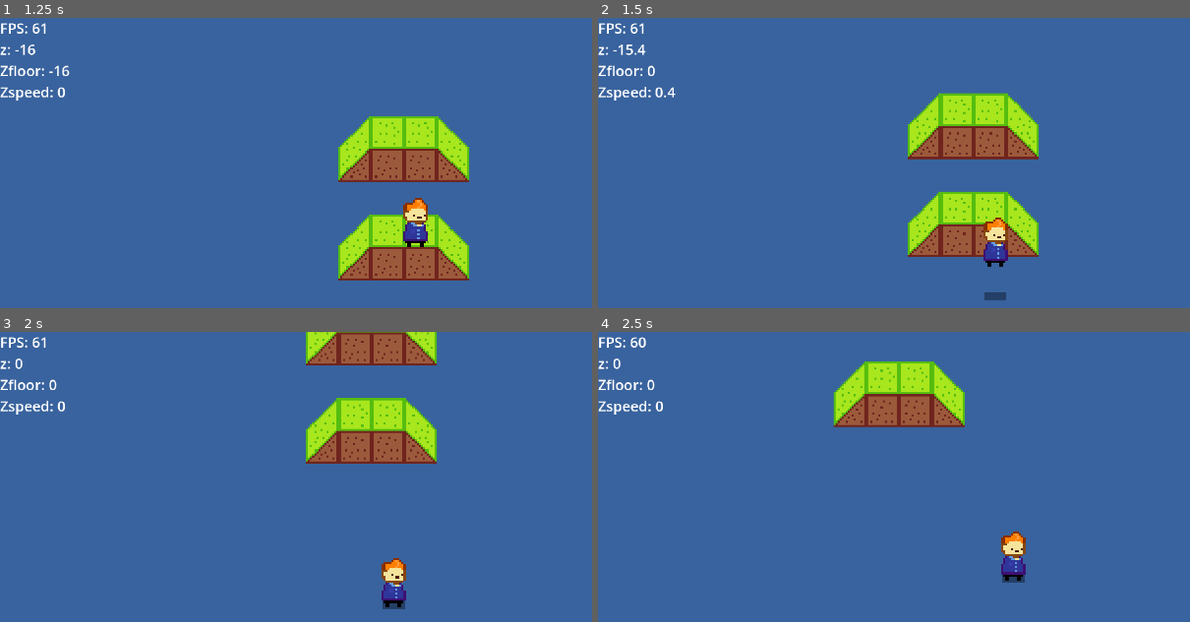
Above: before the commit, frames 1-4 (two rows, left to right).
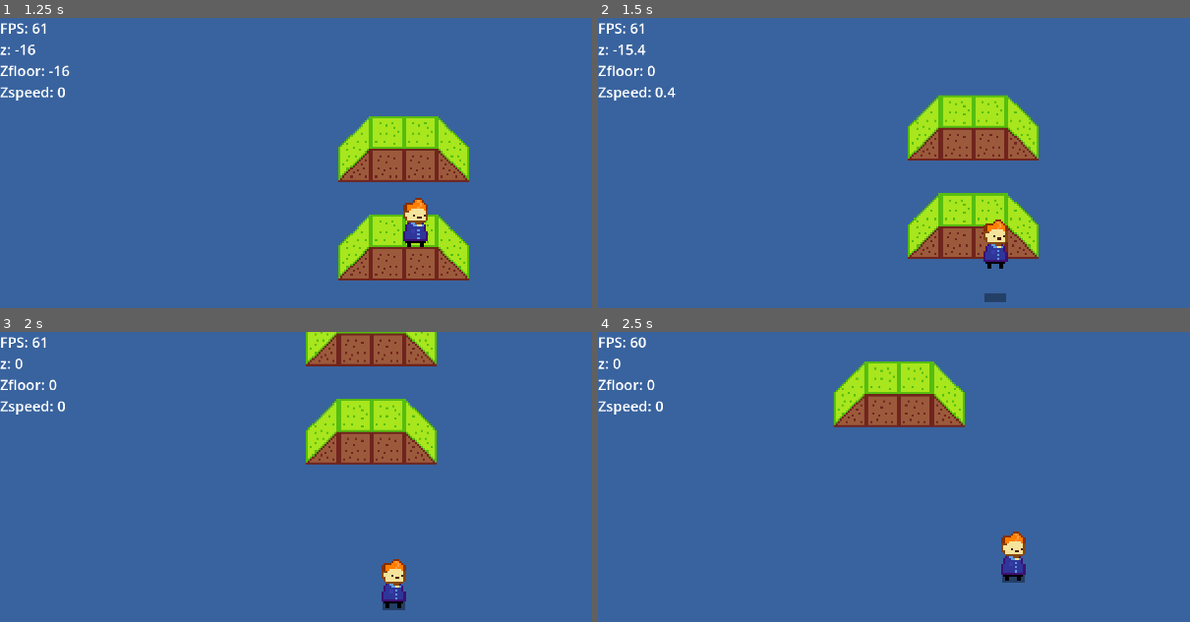
Above: after the commit, the same moments.

Repository: vitor-luis3301/Godot-Top-Down-Platformer
Game: Godot game, scene res://testing.tscn
Same seed, same stepped clock (60 frames per second), same inputs: the game is played once before the commit and once after it.
Inputs:
- Up to frame 1 (1.25 s): tap Enter (ui_accept) at 0.5, 0.77 s; hold Right (ui_right) from 0.53 s (still down)
- Up to frame 2 (1.5 s): release Right (ui_right) at 1.28 s; hold Down (ui_down) from 1.28 s (still down)
- Up to frame 3 (2 s): keep holding Down (ui_down); tap Enter (ui_accept) at 1.52 s
- Up to frame 4 (2.5 s): release Down (ui_down) at 2.03 s; hold Right (ui_right) from 2.03 s (still down)

Frame 1 is identical in both runs. In frame 2, 2.5% of the frame differs, in the area x 52-75%, y 25-98%; in frame 3, 1.4%; in frame 4, less than 0.1%.

Commit message:
Separated code

Diff:
--- a/Objects/player/player.gd
+++ b/Objects/player/player.gd
@@ -25,91 +25,6 @@
 var canCoyote := false
 
 var zspeed = 0 #Our velocity in the z axis
-
-### Fake Z-Axis ###
-#region
-
-func ray_instance_place(group):
-	var objects_collide = [] #The colliding objects go here.
-	while ray.is_colliding():
-		var obj = ray.get_collider() #get the next object that is colliding.
-		if obj.is_in_group(group):
-			objects_collide.append( obj ) #add it to the array.
-		ray.add_exception( obj ) #add to ray's exception. That way it could detect something being behind it.
-		ray.force_raycast_update() #update the ray's collision query.
-
-	#after all is done, remove the objects from ray's exception.
-	for obj in objects_collide:
-		ray.remove_exception( obj )
-
-	return objects_collide
-
-func instance_place(group):
-	var bodies : Array = []
-	for i in $Area2D.get_overlapping_bodies():
-		if i.is_in_group(group):
-			bodies.append(i)
-
-	if bodies.size() > 0:
-		return bodies
-	else:
-		return null
-
-func physics():
-	#Check if we are above or below the block
-	if ray.is_colliding():
-		var blocks = ray_instance_place("Blocks")
-		blocks.sort_custom(func (a, b): return a.z > b.z)
-
-		for block in blocks:
-			#If we are either above or below it, we shouldn't collide with it
-			if z <= block.height+block.z or height+z >= block.z:
-				add_collision_exception_with(block)
-			#Otherwise, we do
-			else:
-				remove_collision_exception_with(block)
-
-			if fmod(block.height / -16, 1) != 0 and (block.height - z) / 16 > -1:
-				add_collision_exception_with(block)
-
-	#Check if we're inside the block's collision
-	if instance_place("Blocks"):
-		var blocks = instance_place("Blocks")
-		blocks.sort_custom(func (a, b): return a.z > b.z)
-
-		#If we're higher or lower than any block, send the shadow to the top of that block or the floor
-		if blocks.size() > 1:
-			for i in range(0, blocks.size()):
-				if blocks[i].height+blocks[i].z >= z:
-					zfloor = blocks[i].height+blocks[i].z;
-		elif blocks[0].z >= z:
-			zfloor = blocks[0].height+blocks[0].z;
-		else:
-			zfloor = 0
-	else:
-		zfloor = 0;
-	# Change z and zfloor for half blocks
-	for i in $Area2D.get_overlapping_bodies():
-		if fmod(i.height / -16, 1) != 0 and (i.height - z) / 16 > -1:
-			if i.z >= z:
-				zfloor = i.height+i.z;
-				z_index = 1
-	# When something is detected as being a Half-block, the player goes up instantly,
-
-	# Hit the bottom of any block
-	var groups = ["Blocks", "Slopes", "Half-Blocks", "Stairs"]
-	for i in groups:
-		if instance_place(i):
-			var blocks = instance_place(i)
-			blocks.sort_custom(func (a, b): return a.z > b.z)
-
-			for j in range(0, blocks.size()):
-				var block = blocks[j] if blocks.size() > 1 else blocks[0]
-				#This checks are for making sure we're below the block
-				if block and block.z > z+height+zspeed and zfloor >= block.z:
-					if zspeed <= 0 and z > block.z: #z > block.z ensures this change of zSpeed doesn't occur when we're above a block
-						zspeed = GRAVITY
-#endregion
 
 func _ready():
 	MAX_JUMP_VELOCITY = -sqrt(2 * (2 * MAX_JUMP_HEIGHT / pow(JUMP_DURATION, 2)) * MAX_JUMP_HEIGHT)
@@ -165,7 +80,7 @@
 		jump = true
 		canCoyote = false
 
-	physics()
+	#physics()
 	#Do I really need to explain what this does?
 	move_and_slide()
 	#Yeah? I-... I do?
--- a/Objects/player/player.tscn
+++ b/Objects/player/player.tscn
@@ -1,7 +1,8 @@
-[gd_scene load_steps=5 format=3 uid="uid://u6csv0racqmt"]
+[gd_scene load_steps=6 format=3 uid="uid://u6csv0racqmt"]
 
 [ext_resource type="Script" path="res://Objects/player/player.gd" id="1_7h68a"]
 [ext_resource type="Texture2D" uid="uid://ys1q3pf3llp2" path="res://Assets/player.png" id="2_6i7rg"]
+[ext_resource type="Script" path="res://Objects/player/zaxis.gd" id="3_3wuos"]
 
 [sub_resource type="RectangleShape2D" id="RectangleShape2D_8cfqg"]
 size = Vector2(8, 3)
@@ -38,6 +39,7 @@
 target_position = Vector2(0, 0)
 
 [node name="Area2D" type="Area2D" parent="."]
+script = ExtResource("3_3wuos")
 
 [node name="CollisionShape2D2" type="CollisionShape2D" parent="Area2D"]
 position = Vector2(0, -1.5)
--- /dev/null
+++ b/Objects/player/zaxis.gd
@@ -0,0 +1,83 @@
+extends Area2D
+
+@onready var ray = $"../RayCast2D"
+
+func ray_instance_place(group):
+	var objects_collide = [] #The colliding objects go here.
+	while ray.is_colliding():
+		var obj = ray.get_collider() #get the next object that is colliding.
+		if obj.is_in_group(group):
+			objects_collide.append( obj ) #add it to the array.
+		ray.add_exception( obj ) #add to ray's exception. That way it could detect something being behind it.
+		ray.force_raycast_update() #update the ray's collision query.
+
+	#after all is done, remove the objects from ray's exception.
+	for obj in objects_collide:
+		ray.remove_exception( obj )
+
+	return objects_collide
+
+func instance_place(group):
+	var bodies : Array = []
+	for i in get_overlapping_bodies():
+		if i.is_in_group(group):
+			bodies.append(i)
+
+	if bodies.size() > 0:
+		return bodies
+	else:
+		return null
+
+func _physics_process(delta):
+	#Check if we are above or below the block
+	if ray.is_colliding():
+		var blocks = ray_instance_place("Blocks")
+		blocks.sort_custom(func (a, b): return a.z > b.z)
+
+		for block in blocks:
+			#If we are either above or below it, we shouldn't collide with it
+			if owner.z <= block.height+block.z or owner.height+owner.z >= block.z:
+				owner.add_collision_exception_with(block)
+			#Otherwise, we do
+			else:
+				owner.remove_collision_exception_with(block)
+
+			if fmod(block.height / -16, 1) != 0 and (block.height - owner.z) / 16 > -1:
+				owner.add_collision_exception_with(block)
+
+	#Check if we're inside the block's collision
+	if instance_place("Blocks"):
+		var blocks = instance_place("Blocks")
+		blocks.sort_custom(func (a, b): return a.z > b.z)
+
+		#If we're higher or lower than any block, send the shadow to the top of that block or the floor
+		if blocks.size() > 1:
+			for i in range(0, blocks.size()):
+				if blocks[i].height+blocks[i].z >= owner.z:
+					owner.zfloor = blocks[i].height+blocks[i].z;
+		elif blocks[0].z >= owner.z:
+			owner.zfloor = blocks[0].height+blocks[0].z;
+		else:
+			owner.zfloor = 0
+	else:
+		owner.zfloor = 0;
+	# Change z and zfloor for half blocks
+	for i in get_overlapping_bodies():
+		if fmod(i.height / -16, 1) != 0 and (i.height - owner.z) / 16 > -1:
+			if i.z >= owner.z:
+				owner.zfloor = i.height+i.z;
+	# When something is detected as being a Half-block, the player goes up instantly,
+
+	# Hit the bottom of any block
+	var groups = ["Blocks", "Slopes", "Half-Blocks", "Stairs"]
+	for i in groups:
+		if instance_place(i):
+			var blocks = instance_place(i)
+			blocks.sort_custom(func (a, b): return a.z > b.z)
+
+			for j in range(0, blocks.size()):
+				var block = blocks[j] if blocks.size() > 1 else blocks[0]
+				#This checks are for making sure we're below the block
+				if block and block.z > owner.z+owner.height+owner.zspeed and owner.zfloor >= block.z:
+					if owner.zspeed <= 0 and owner.z > block.z: #z > block.z ensures this change of zSpeed doesn't occur when we're above a block
+						owner.zspeed = owner.GRAVITY
